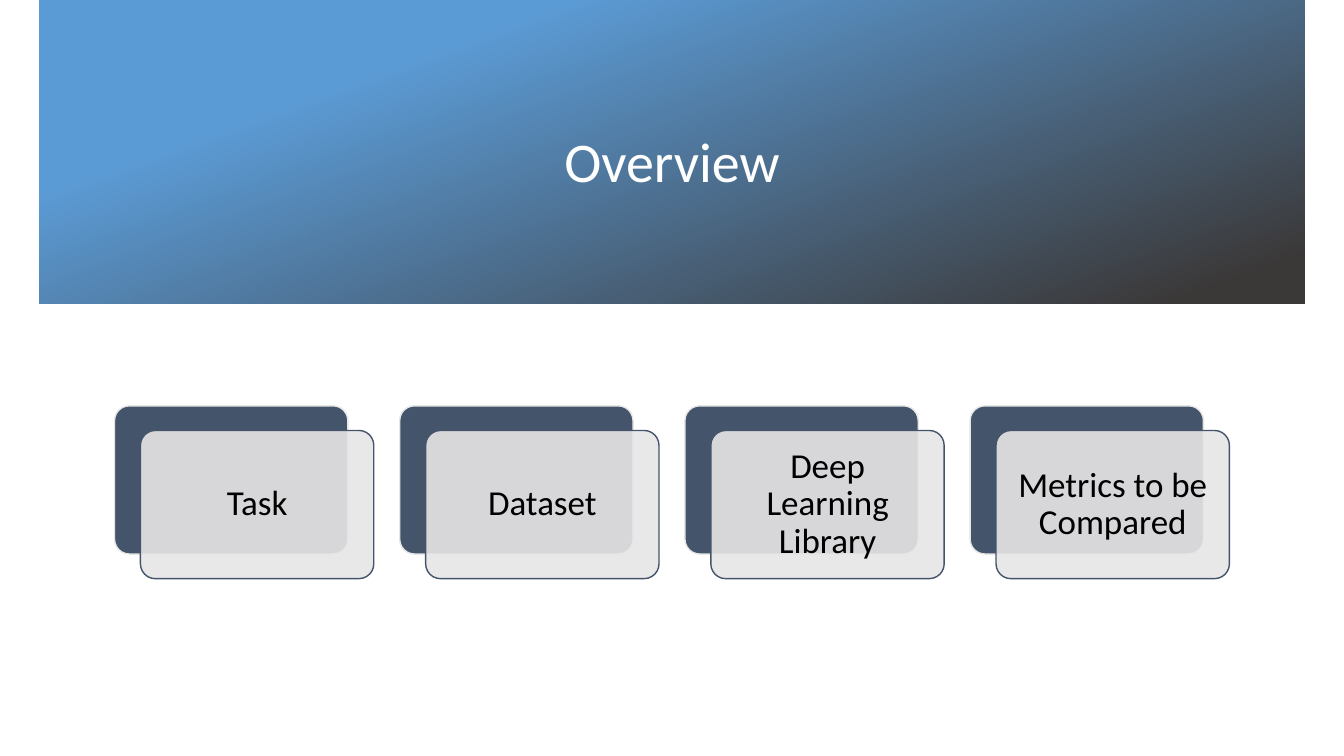
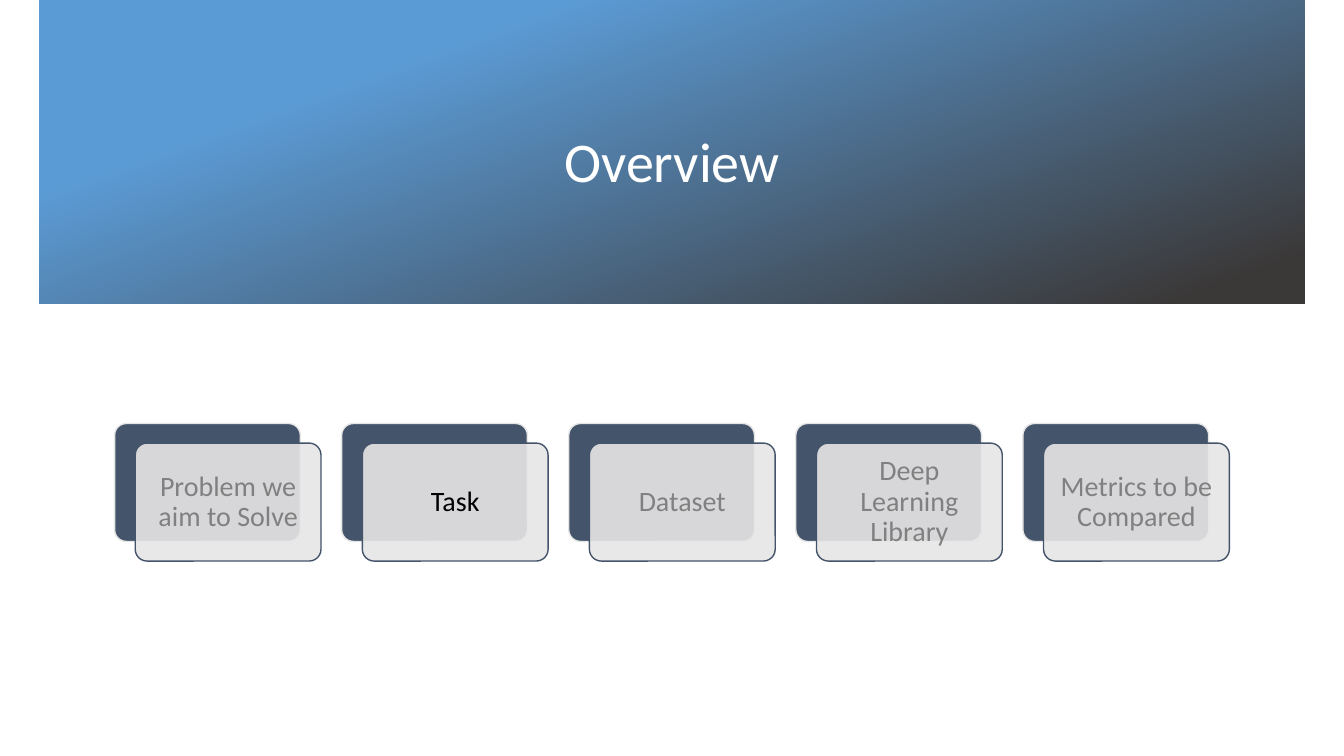
Before and after one commit to codingWithAndy/CSCM38-Adv_Topics-Cyber_Security_and_Ai, a slide deck: slide 4 of Coursework 1/CSCM38- Adv Topics – Cyber Security and Ai Project Proposal.pptx. Drawn at 1344x756 pixels with LibreOffice and Linux fonts; fonts in the diff are those of the drawing; background and template pictures are left out. Boxes give left, top, right and bottom in pixels: in the first picture for what was removed or moved away, otherwise in the second. Text is boxed around its words. In the diff, an @@ line names an element or a change of style, - is before the commit and + after.

```diff
--- a/Coursework 1/CSCM38- Adv Topics – Cyber Security and Ai Project Proposal.pptx
+++ b/Coursework 1/CSCM38- Adv Topics – Cyber Security and Ai Project Proposal.pptx
@@ rounded rectangle: place and size @@
-rounded rectangle at [115,406,348,555]
+rounded rectangle at [115,423,300,541]
@@ rounded rectangle: place and size @@
-rounded rectangle at [140,431,373,579]
+rounded rectangle at [135,444,321,562]
@@ rounded rectangle: place and size @@
-rounded rectangle at [400,406,633,555]
+rounded rectangle at [342,423,527,541]
@@ rounded rectangle: place and size @@
-rounded rectangle at [425,431,658,579]
+rounded rectangle at [362,444,547,562]
@@ text "Task": place and size @@
-text "Task" at [227,490,288,516]
+text "Task" at [431,491,480,511]
@@ text "Task" at [431,491,480,511]: size 25 to 20 pt; less space between paragraphs @@
@@ rounded rectangle added at [569,423,754,541], fill #44546A, outline #E7E6E6 1 pt @@
@@ rounded rectangle added at [590,444,775,562], fill #E7E6E6 at 90% opacity, outline #44546A 1 pt @@
@@ size 25 to 20 pt, text colour #000000 to #808080; less space between paragraphs in 3 elements at [1061,476,1212,531], [860,462,958,545], [639,493,726,511] @@
@@ text "Dataset": place and size @@
-text "Dataset" at [488,492,596,516]
+text "Dataset" at [639,493,726,511]
@@ rounded rectangle: place and size @@
-rounded rectangle at [686,406,919,555]
+rounded rectangle at [797,423,982,541]
@@ rounded rectangle: place and size @@
-rounded rectangle at [711,431,944,579]
+rounded rectangle at [817,444,1002,562]
@@ text "Deep Learning Library": place and size @@
-text "Deep Learning Library" at [767,455,889,559]
+text "Deep Learning Library" at [860,462,958,545]
@@ rounded rectangle: place and size @@
-rounded rectangle at [970,406,1203,555]
+rounded rectangle at [1023,423,1209,541]
@@ rounded rectangle: place and size @@
-rounded rectangle at [996,431,1229,579]
+rounded rectangle at [1044,444,1229,562]
@@ text "Metrics to be Compared": place and size @@
-text "Metrics to be Compared" at [1018,472,1207,540]
+text "Metrics to be Compared" at [1061,476,1212,531]
@@ text added at [158,476,297,526], 20 pt, text #808080 @@
+Problem we aim to Solve
```
Also in this commit, not shown: 5 other slides changed, 7 slides added, 3 slides removed, 13 other files.
